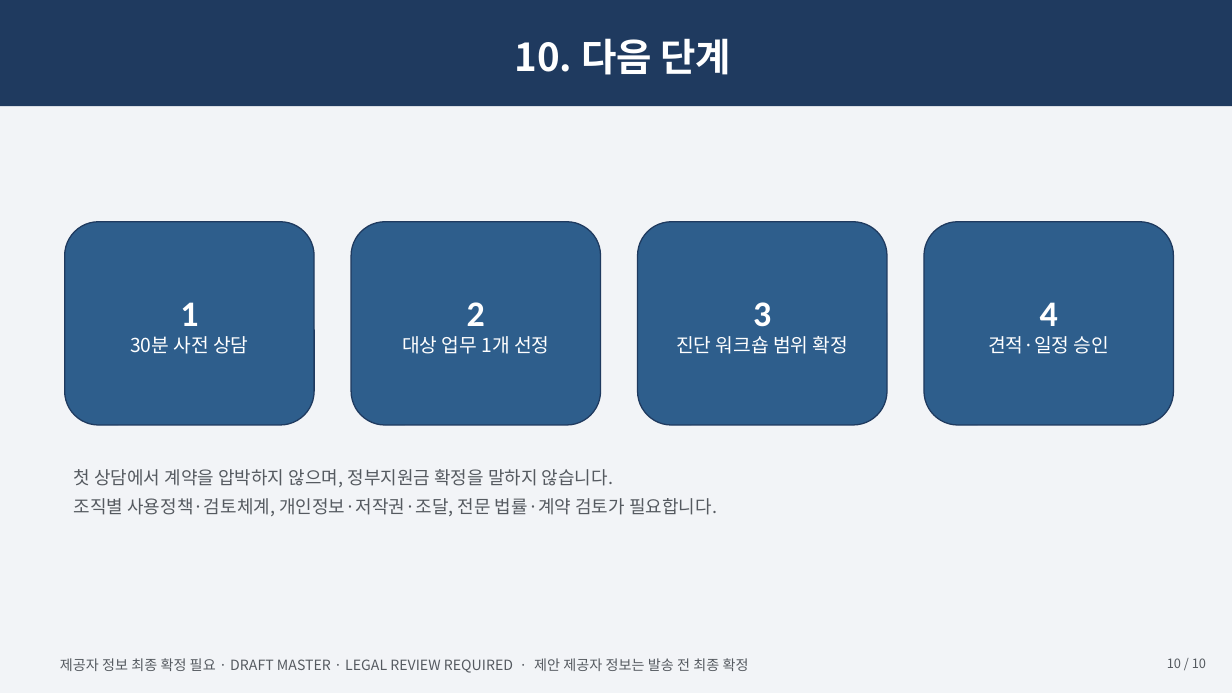
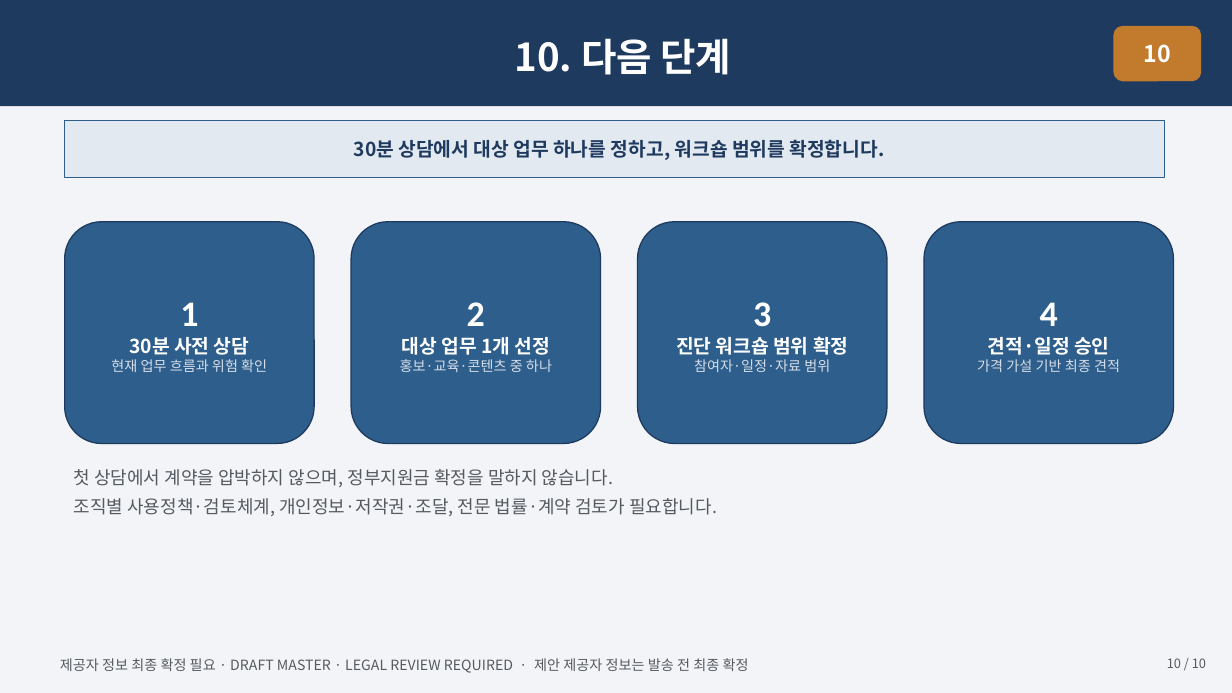
Before and after one commit to skerishKang/ai-revenue-lab, a slide deck: slide 10 of docs/commercial/business-35-ai-media-education-dx/customer-package/Business35_Master_Proposal_10p.pptx. Drawn at 1232x693 pixels with LibreOffice and Linux fonts; fonts in the diff are those of the drawing. Boxes give left, top, right and bottom in pixels: in the first picture for what was removed or moved away, otherwise in the second. Text is boxed around its words. In the diff, an @@ line names an element or a change of style, - is before the commit and + after.

```diff
--- a/docs/commercial/business-35-ai-media-education-dx/customer-package/Business35_Master_Proposal_10p.pptx
+++ b/docs/commercial/business-35-ai-media-education-dx/customer-package/Business35_Master_Proposal_10p.pptx
@@ rounded rectangle added at (1114,26,1202,81), fill #C27B2D, 18 pt, text #FFFFFF, bold @@
+10
@@ rectangle added at (65,120,1165,177), fill #E3E9F0, outline #2E5E8C 0.75 pt, 15 pt, text #1F3A5F, bold @@
+30분 상담에서 대상 업무 하나를 정하고, 워크숍 범위를 확정합니다.
@@ rounded rectangle "1": place and size @@
-rounded rectangle "1" at (65,222,314,425)
+rounded rectangle "1" at (65,222,314,444)
@@ rounded rectangle "2": place and size @@
-rounded rectangle "2" at (351,222,601,425)
+rounded rectangle "2" at (351,222,601,444)
@@ rounded rectangle "3": place and size @@
-rounded rectangle "3" at (638,222,887,425)
+rounded rectangle "3" at (638,222,887,444)
@@ rounded rectangle "4": place and size @@
-rounded rectangle "4" at (924,222,1174,425)
+rounded rectangle "4" at (924,222,1174,444)
@@ text in rounded rectangle at (111,359,267,372): paragraph added @@
+현재 업무 흐름과 위험 확인
@@ text in rounded rectangle at (129,337,249,355): bold on in "30분 사전 상담" @@
@@ text in rounded rectangle at (400,359,552,372): paragraph added @@
+홍보·교육·콘텐츠 중 하나
@@ text in rounded rectangle at (402,337,550,355): bold on in "대상 업무 1개 선정" @@
@@ text in rounded rectangle at (676,336,848,355): bold on in "진단 워크숍 범위 확정" @@
@@ text in rounded rectangle at (694,359,830,372): paragraph added @@
+참여자·일정·자료 범위
@@ text in rounded rectangle at (977,359,1120,372): paragraph added @@
+가격 가설 기반 최종 견적
@@ text in rounded rectangle at (988,337,1109,355): bold on in "견적·일정 승인" @@
```
Also in this commit, not shown: 9 other slides changed, 19 other files.
